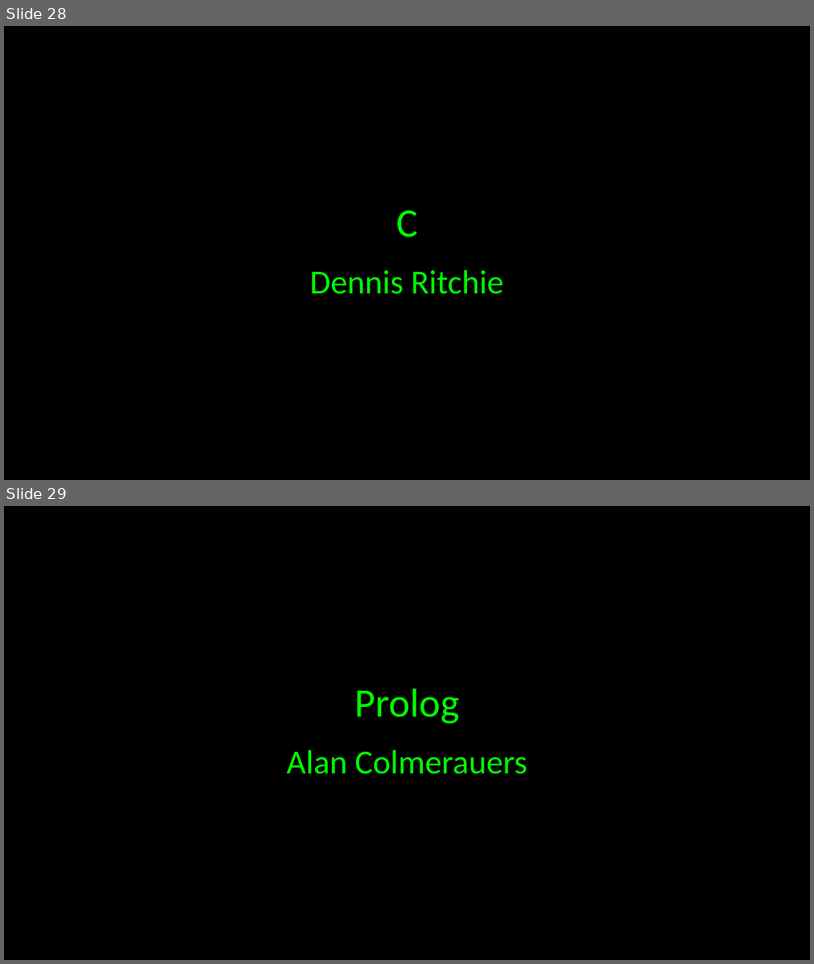
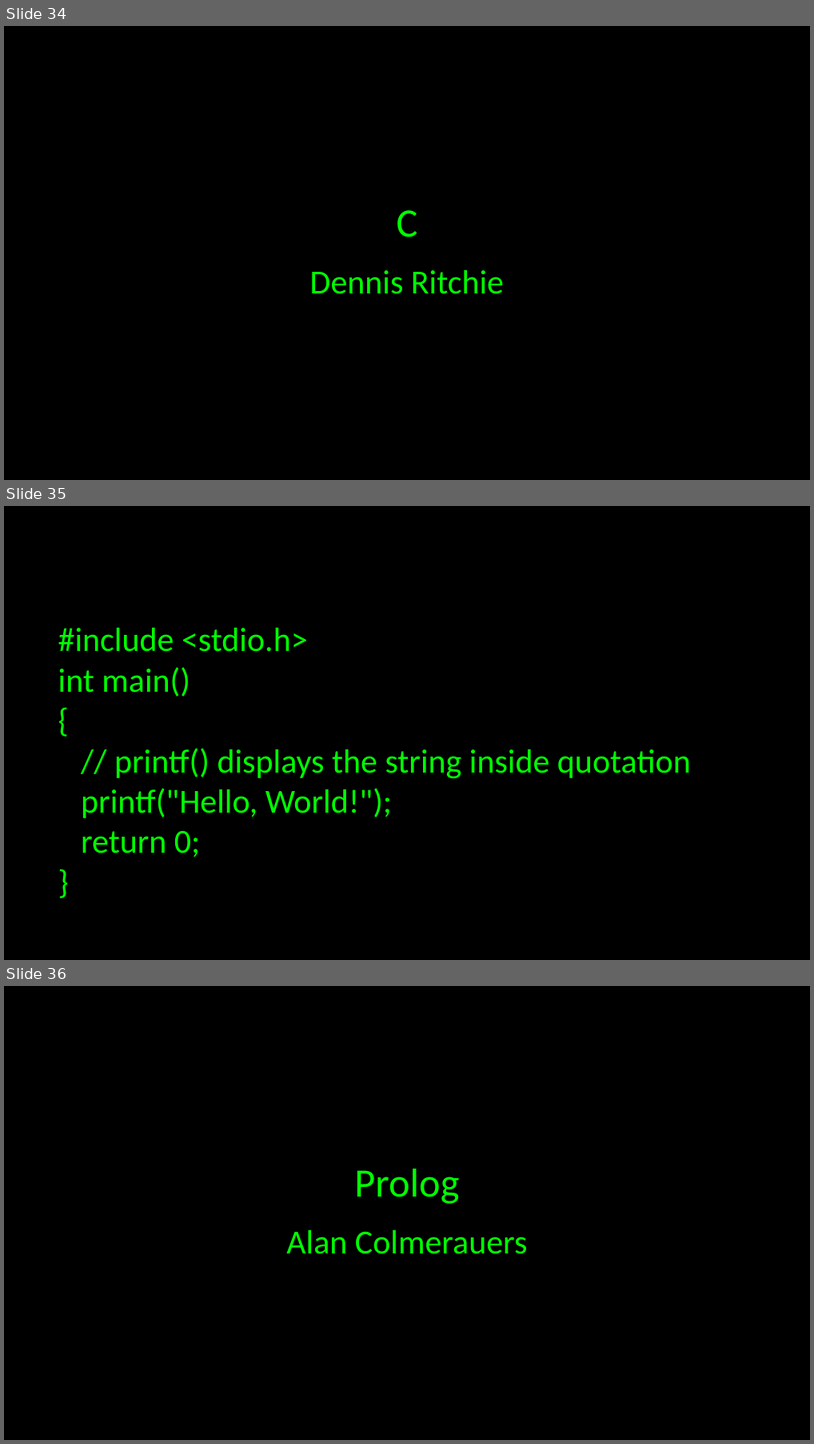
Before and after one commit to JustCodeandChill/Objective-C-presentation, a slide deck: OBJECTIVE-C.pptx. Shown one above the other, each under a label of ours: slides 28 and 29 before the commit, slides 34, 35 and 36 after it. The pictures are 814x964 and 814x1444 pixels, drawn with LibreOffice and Linux fonts; fonts in the diff are those of the drawing. Boxes give left, top, right and bottom in pixels: in the first picture for what was removed or moved away, otherwise in the second. Text is boxed around its words. In the diff, an @@ line names an element or a change of style, - is before the commit and + after.

```diff
--- a/OBJECTIVE-C.pptx
+++ b/OBJECTIVE-C.pptx
@@ slide 35 added at box(4, 506, 810, 960), background #000000 @@
@@ text added at box(58, 628, 691, 856), 40 pt, text #00FF00 @@
+#include <stdio.h>
+int main()
+{
+// printf() displays the string inside quotation
+printf("Hello, World!");
+return 0;
+}
@@ what was slide 28 is now slide 34 @@
@@ what was slide 29 is now slide 36 @@
```
Also in this commit, not shown: 4 slides changed, 15 other slides added.
